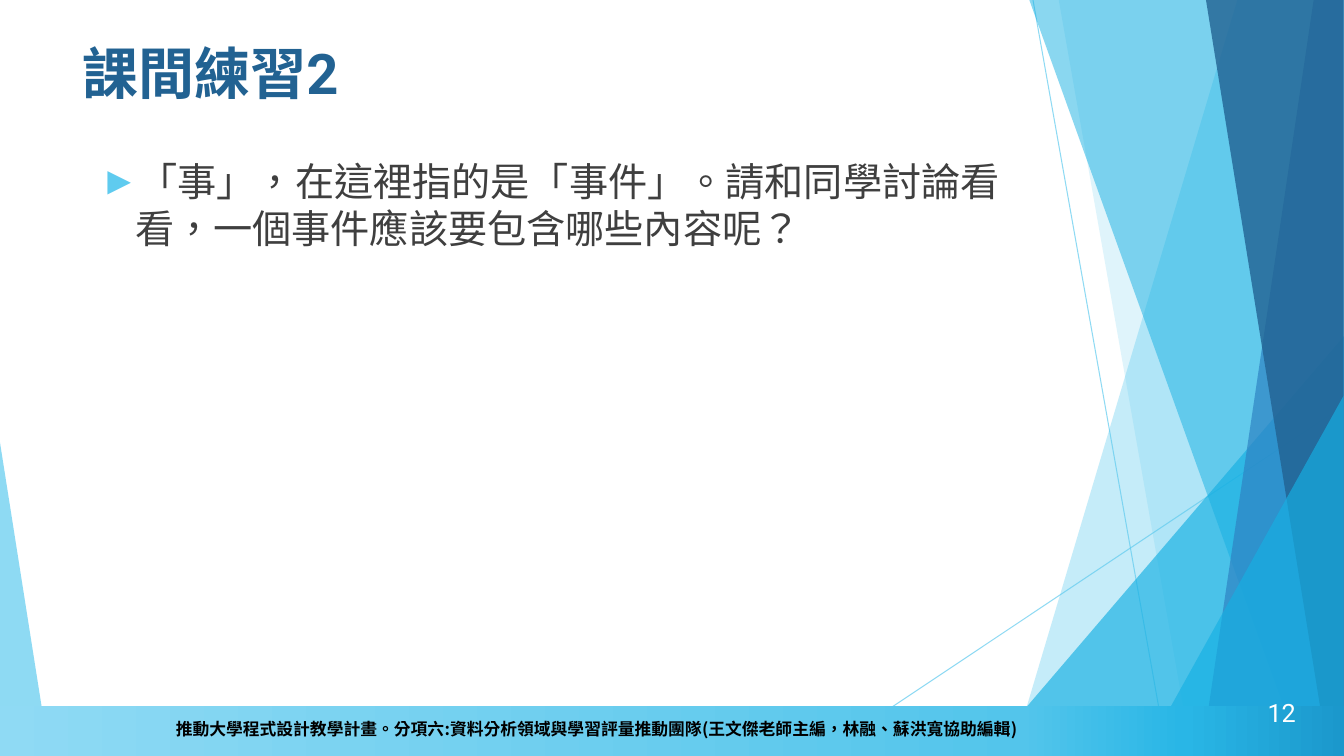
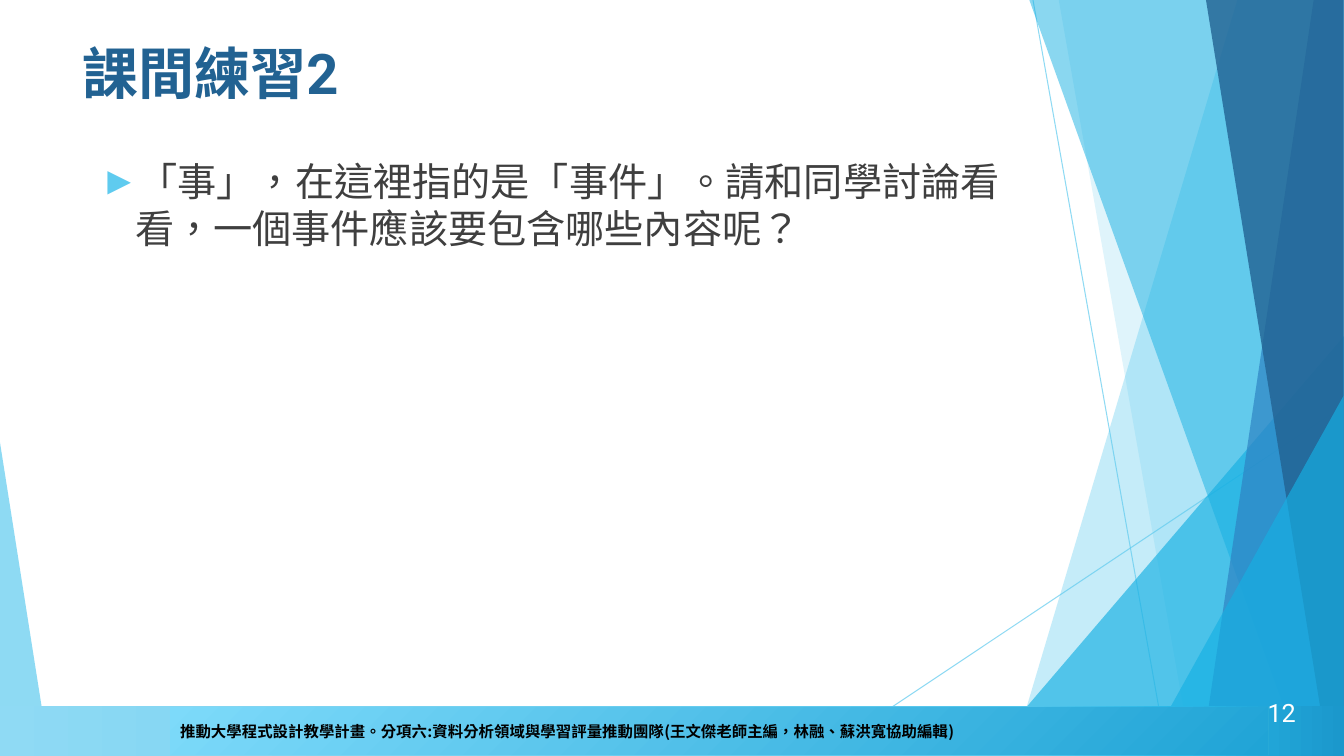
Before and after one commit to howardsukuan/textual-data-analysis-python, a slide deck: slide 12 of week03/文本分析與程式設計Week3.pptx. Drawn at 1344x756 pixels with LibreOffice and Linux fonts; fonts in the diff are those of the drawing; background and template pictures are left out. Boxes give left, top, right and bottom in pixels: in the first picture for what was removed or moved away, otherwise in the second. Text is boxed around its words. In the diff, an @@ line names an element or a change of style, - is before the commit and + after.

```diff
--- a/week03/文本分析與程式設計Week3.pptx
+++ b/week03/文本分析與程式設計Week3.pptx
@@ rectangle added at [170,708,1268,755], fill gradient #20A4D6 to #7EDBFB, 11 pt, text #000000, bold @@
+推動大學程式設計教學計畫。分項六:資料分析領域與學習評量推動團隊(王文傑老師主編，林融、蘇洪寬協助編輯)
@@ text at [176,718,898,740]: text changed; font Noto Sans CJK SC to Roboto; text colour #000000 to #164161 @@
-推動大學程式設計教學計畫。分項六:資料分析領域與學習評量推動團隊(王文傑老師主編，林融、蘇洪寬協助編輯)
+推動大學程式設計教學計畫。分項六：資料分析領域與學習評量推動團隊（○○系○○老師主編）
```
Also in this commit, not shown: 27 other slides changed, 12 slides added, 6 other files.
